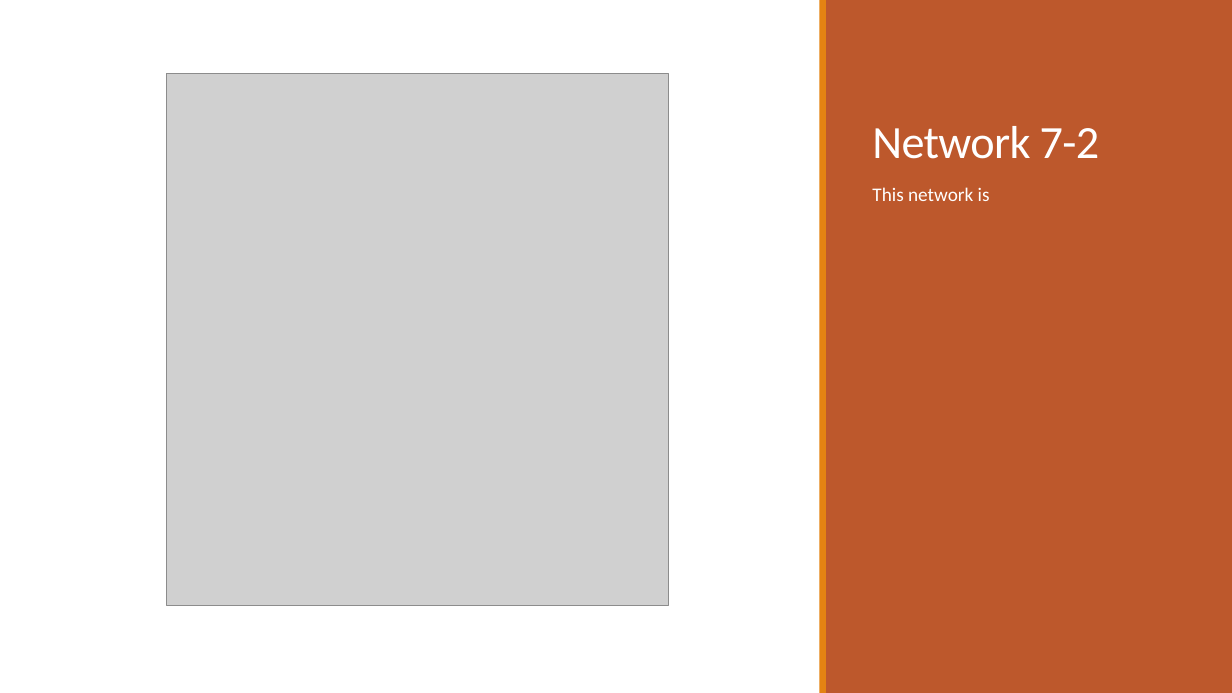
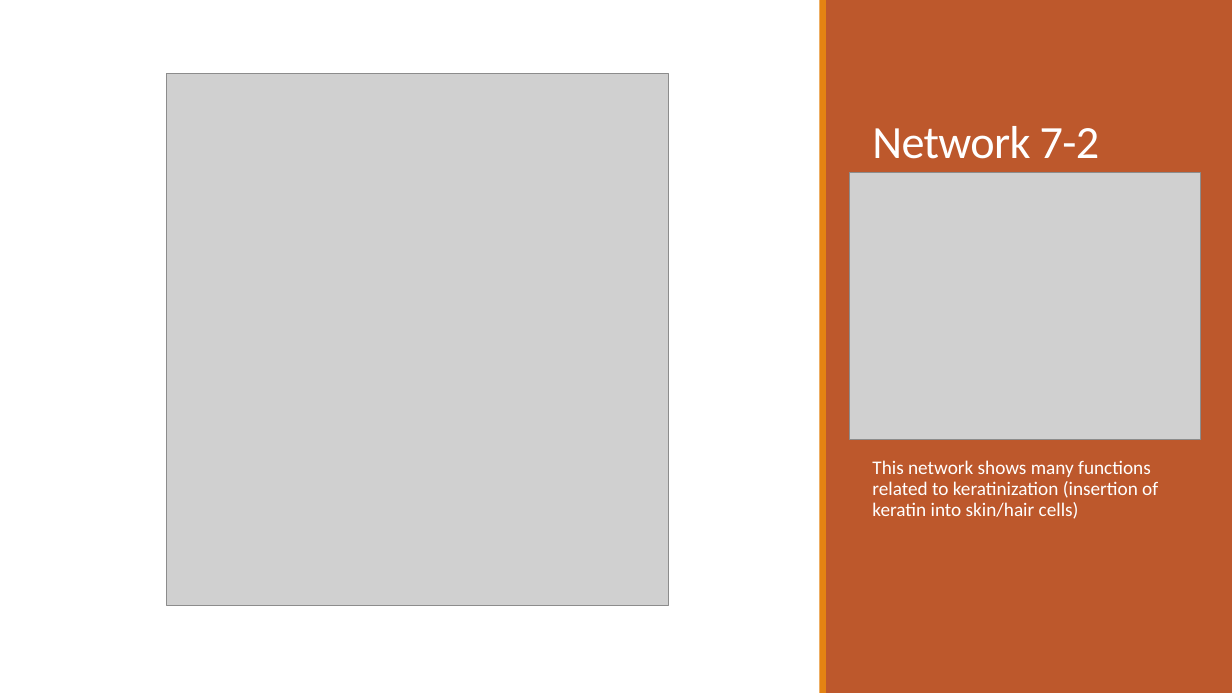
Before and after one commit to dyaom/REHS-2019, a slide deck: slide 13 of Cataract.pptx (slide 14 before the commit). Drawn at 1232x693 pixels with LibreOffice and Linux fonts; fonts in the diff are those of the drawing; grey boxes stand for pictures. Boxes give left, top, right and bottom in pixels: in the first picture for what was removed or moved away, otherwise in the second. Text is boxed around its words. In the diff, an @@ line names an element or a change of style, - is before the commit and + after.

```diff
--- a/Cataract.pptx
+++ b/Cataract.pptx
@@ picture added at [849,172,1201,439] @@
@@ text at [872,460,1158,519]: text changed @@
-This network is
+This network shows many functions related to keratinization (insertion of keratin into skin/hair cells)
```
Also in this commit, not shown: 7 other slides changed, 3 slides added, 2 slides removed, 1 other file.
